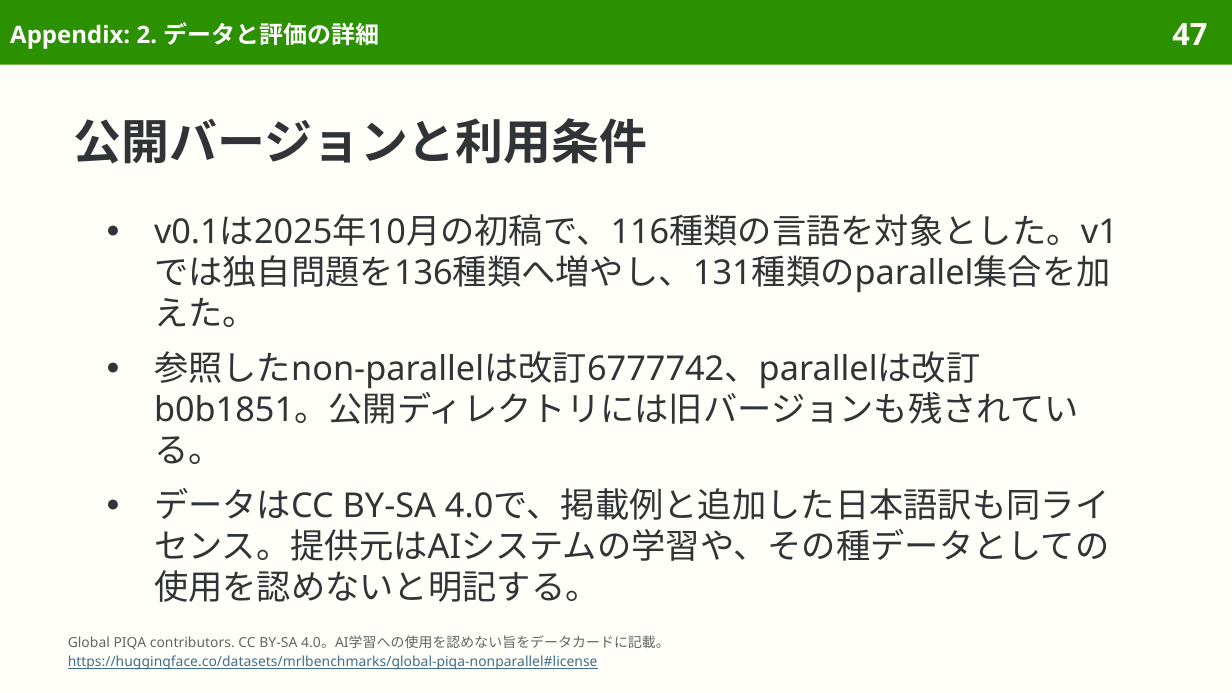
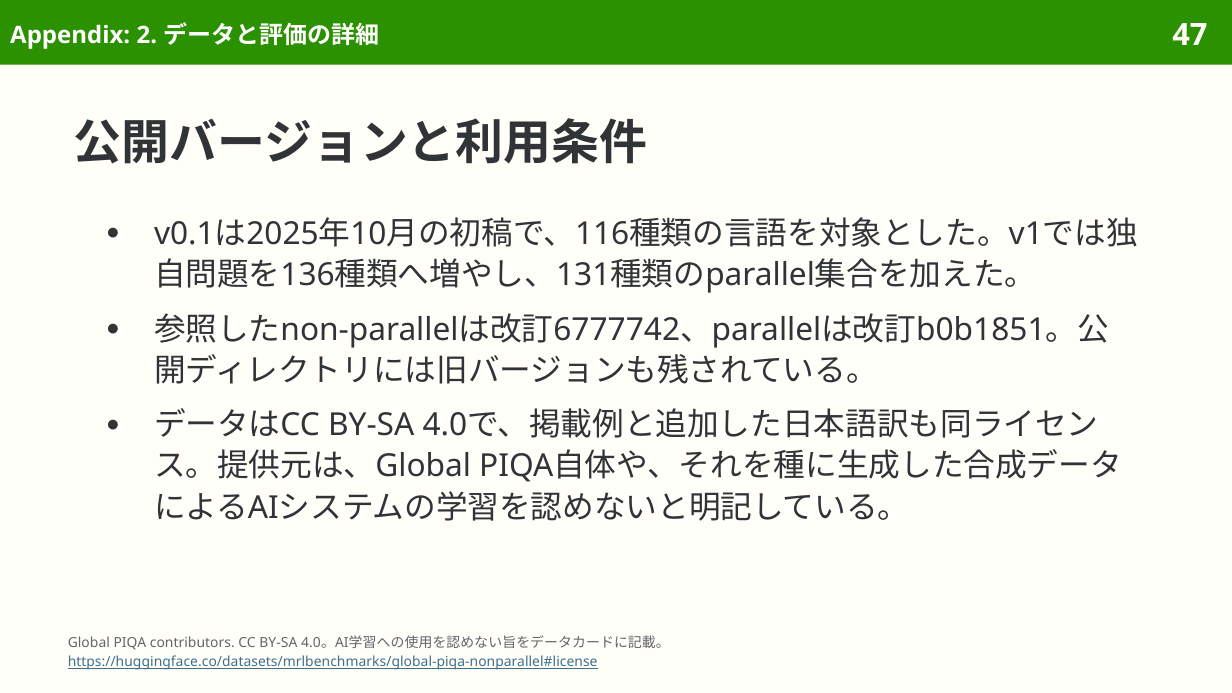
Before and after one commit to sasakiy84/datasets-in-10-minutes, a slide deck: slide 47 of slides/datasets-in-10-minutes-global-piqa.pptx. Drawn at 1232x693 pixels with LibreOffice and Linux fonts; fonts in the diff are those of the drawing. Boxes give left, top, right and bottom in pixels: in the first picture for what was removed or moved away, otherwise in the second. Text is boxed around its words. In the diff, an @@ line names an element or a change of style, - is before the commit and + after.

Commit message:
Proofread global-piqa slides page by page with Gemini

```diff
--- a/slides/datasets-in-10-minutes-global-piqa.pptx
+++ b/slides/datasets-in-10-minutes-global-piqa.pptx
@@ text at (154, 217, 1138, 384): size 20 to 18.5 pt in "v0.1は2025年10月の初稿で、116種類の言語を対象とした。v1では独自問題を136種類へ増やし、131種類のpa ...", "参照したnon-parallelは改訂6777742、parallelは改訂b0b1851。公開ディレクトリには旧バージ ..." @@
@@ text at (154, 408, 1122, 521): text changed; size 20 to 18.5 pt @@
-● データはCC BY-SA 4.0で、掲載例と追加した日本語訳も同ライセンス。提供元はAIシステムの学習や、その種データとしての使用を認めないと明記する。
+● データはCC BY-SA 4.0で、掲載例と追加した日本語訳も同ライセンス。提供元は、Global PIQA自体や、それを種に生成した合成データによるAIシステムの学習を認めないと明記している。
```
Also in this commit, not shown: 9 other slides changed, 7 other files.
